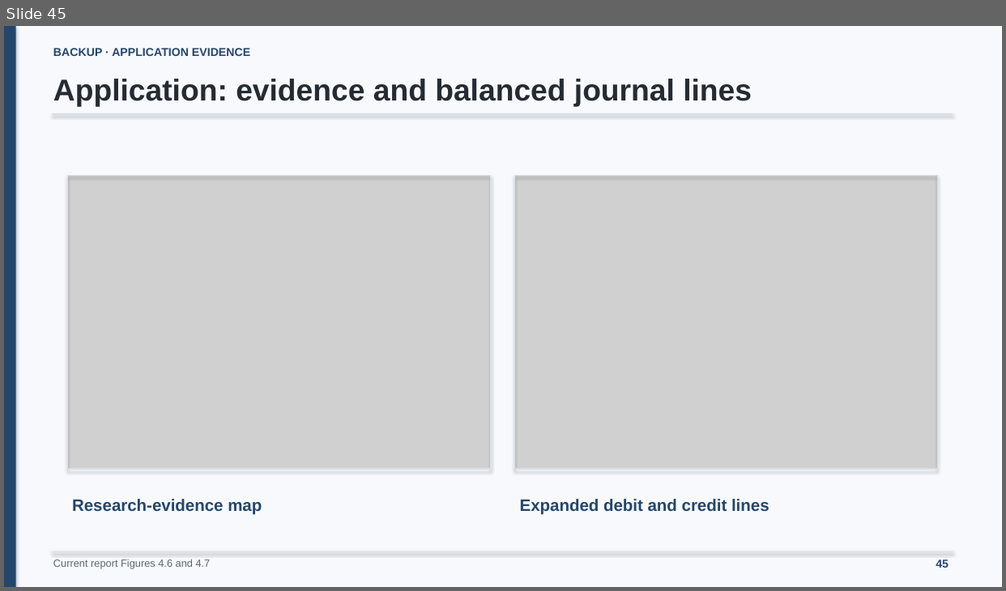
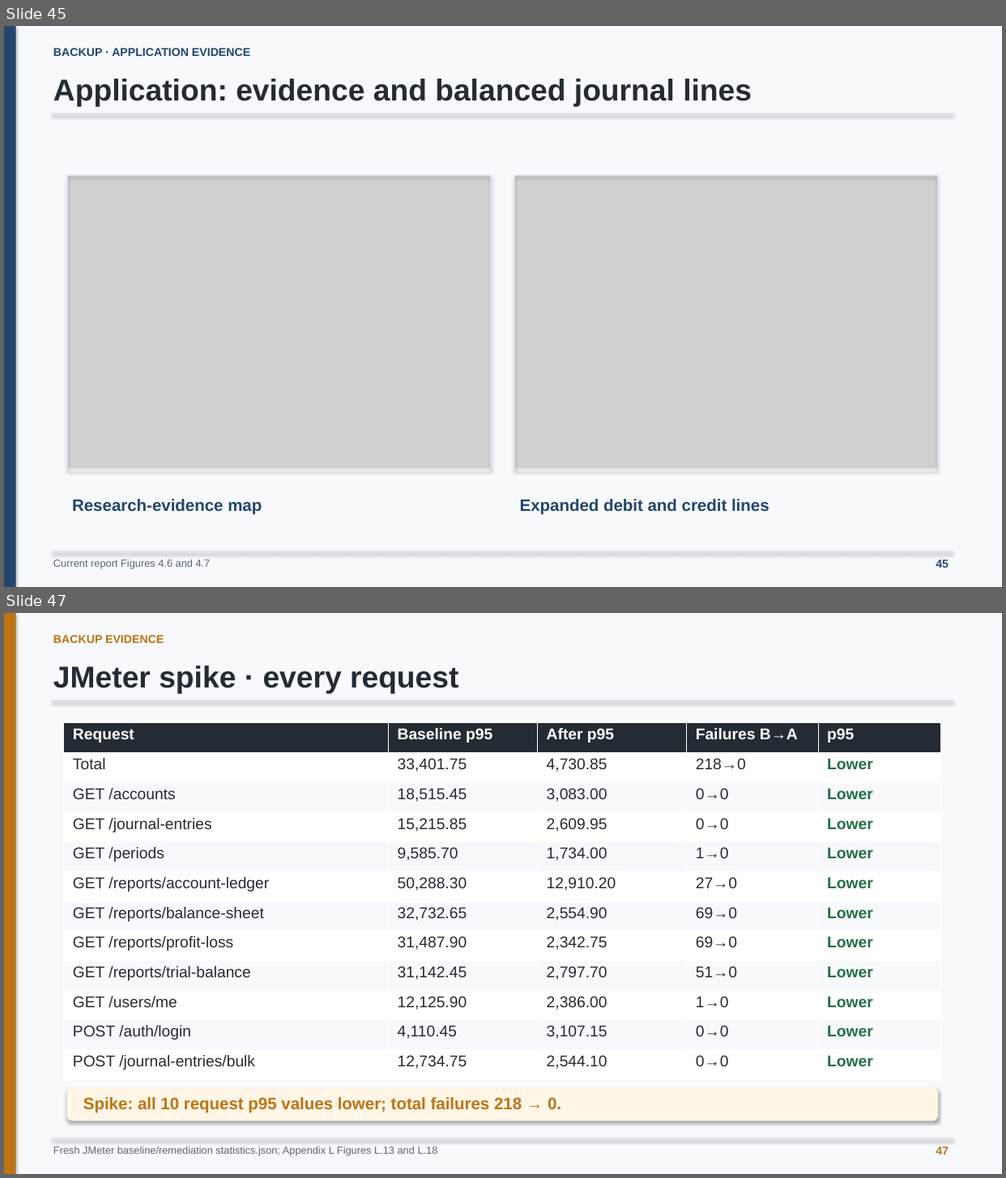
Before and after one commit to minatozaki98/financial-accounting, a slide deck: Document/outputs/final-defense/G6519692_Zaw_Ye_Htut_Ko_Final_Thesis_Defense.pptx. Shown one above the other, each under a label of ours: slide 45 before the commit, slides 45 and 47 after it; the slides between them are not shown. The pictures are 1006x591 and 1006x1178 pixels, drawn with LibreOffice and Linux fonts; fonts in the diff are those of the drawing; grey boxes stand for pictures. Boxes give left, top, right and bottom in pixels: in the first picture for what was removed or moved away, otherwise in the second. Text is boxed around its words. In the diff, an @@ line names an element or a change of style, - is before the commit and + after.

Commit message:
docs: add request-level soak and spike evidence slides

```diff
--- a/Document/outputs/final-defense/G6519692_Zaw_Ye_Htut_Ko_Final_Thesis_Defense.pptx
+++ b/Document/outputs/final-defense/G6519692_Zaw_Ye_Htut_Ko_Final_Thesis_Defense.pptx
@@ slide 47 added at [4, 613, 1002, 1174], background #F7F9FC @@
@@ rectangle added at [4, 613, 16, 1174], fill #BE7414 @@
@@ text added at [53, 635, 164, 643], 11 pt, text #BE7414, bold @@
+BACKUP EVIDENCE
@@ text added at [53, 666, 458, 694], 29 pt, text #252B33, bold @@
+JMeter spike · every request
@@ line added from (52, 701) to (953, 701), #D8E0E9 1 pt @@
@@ table added at [64, 723, 941, 1080], 12 rows, 5 columns @@
+Request | Baseline p95 | After p95 | Failures B→A | p95
+Total | 33,401.75 | 4,730.85 | 218→0 | Lower
+GET /accounts | 18,515.45 | 3,083.00 | 0→0 | Lower
+GET /journal-entries | 15,215.85 | 2,609.95 | 0→0 | Lower
+GET /periods | 9,585.70 | 1,734.00 | 1→0 | Lower
+GET /reports/account-ledger | 50,288.30 | 12,910.20 | 27→0 | Lower
+GET /reports/balance-sheet | 32,732.65 | 2,554.90 | 69→0 | Lower
+GET /reports/profit-loss | 31,487.90 | 2,342.75 | 69→0 | Lower
+GET /reports/trial-balance | 31,142.45 | 2,797.70 | 51→0 | Lower
+GET /users/me | 12,125.90 | 2,386.00 | 1→0 | Lower
+POST /auth/login | 4,110.45 | 3,107.15 | 0→0 | Lower
+POST /journal-entries/bulk | 12,734.75 | 2,544.10 | 0→0 | Lower
@@ rounded rectangle added at [67, 1088, 938, 1122], fill #FFF6E7 @@
@@ text added at [83, 1097, 561, 1114], 16 pt, text #BE7414, bold @@
+Spike: all 10 request p95 values lower; total failures 218 → 0.
@@ line added from (52, 1139) to (953, 1139), #D8E0E9 1 pt @@
@@ text added at [53, 1146, 438, 1157], 10 pt, text #5B6874 @@
+Fresh JMeter baseline/remediation statistics.json; Appendix L Figures L.13 and L.18
@@ text added at [936, 1147, 948, 1155], 11 pt, text #BE7414, bold @@
+47
```
Also in this commit, not shown: 2 slides changed, 1 other slide added, 2 other files.
